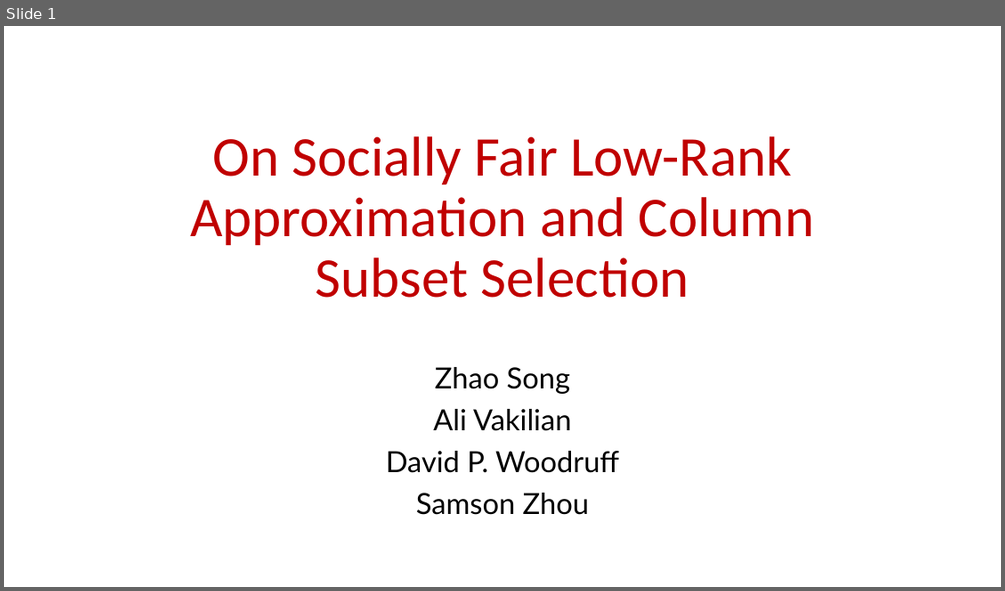
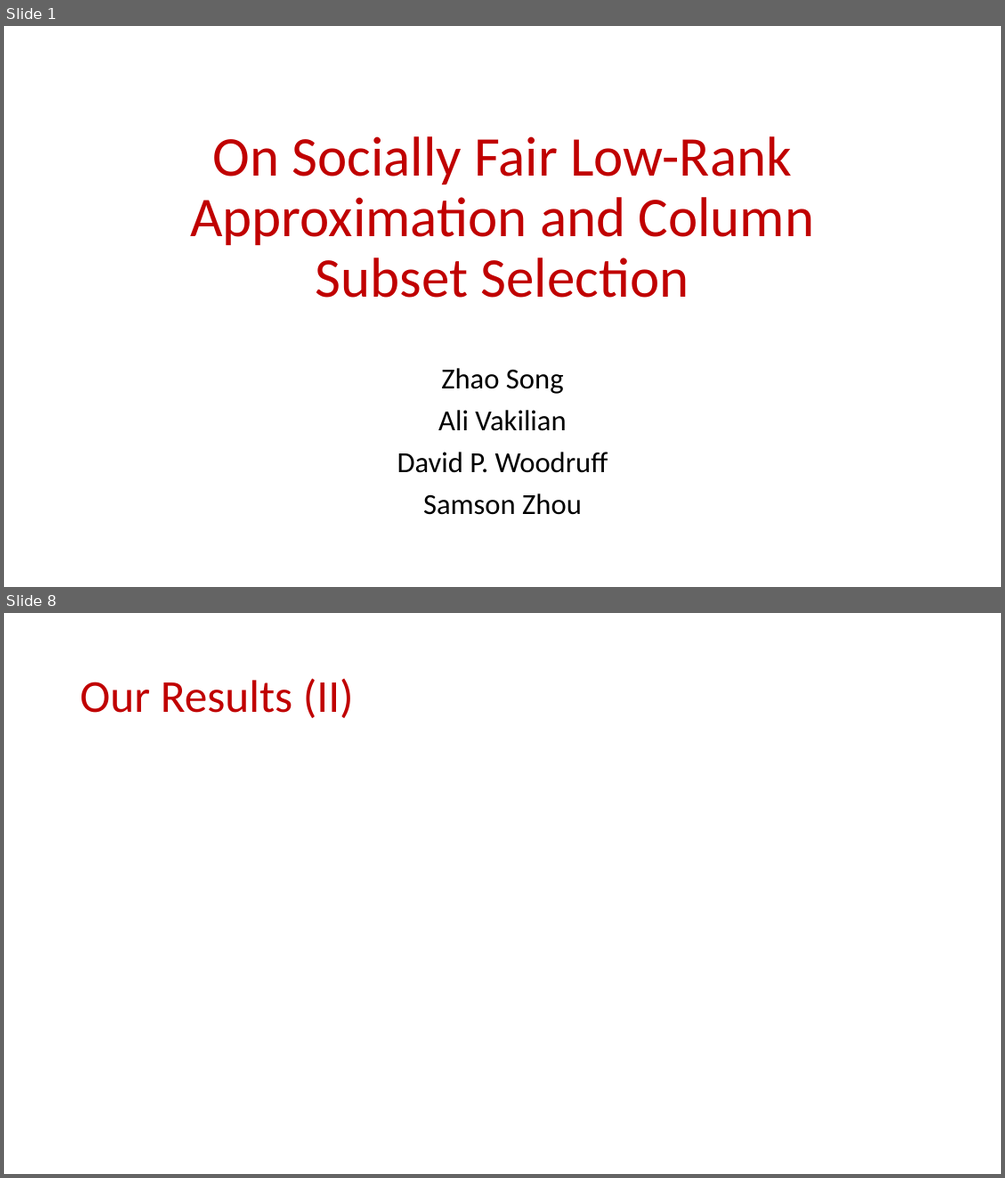
Before and after one commit to samsonzhou/samsonzhou.github.io, a slide deck: other-talks/On Socially Fair Low-Rank Approximation and Column Subset.pptx. Shown one above the other, each under a label of ours: slide 1 before the commit, slides 1 and 8 after it; the slides between them are not shown. The pictures are 1005x591 and 1005x1178 pixels, drawn with LibreOffice and Linux fonts; fonts in the diff are those of the drawing; grey boxes stand for pictures. Boxes give left, top, right and bottom in pixels: in the first picture for what was removed or moved away, otherwise in the second. Text is boxed around its words. In the diff, an @@ line names an element or a change of style, - is before the commit and + after.

```diff
--- a/other-talks/On Socially Fair Low-Rank Approximation and Column Subset.pptx
+++ b/other-talks/On Socially Fair Low-Rank Approximation and Column Subset.pptx
@@ slide 8 added at (4, 613, 1001, 1174), background #FFFFFF @@
@@ title added at (80, 678, 354, 718), 44 pt, text #C00000 @@
+Our Results (II)
@@ slide 1 changed as well @@
@@ subtitle "Zhao Song" at (397, 368, 608, 515): font Lato to Calibri @@
```
Also in this commit, not shown: 7 other slides added, 1 slide removed.
